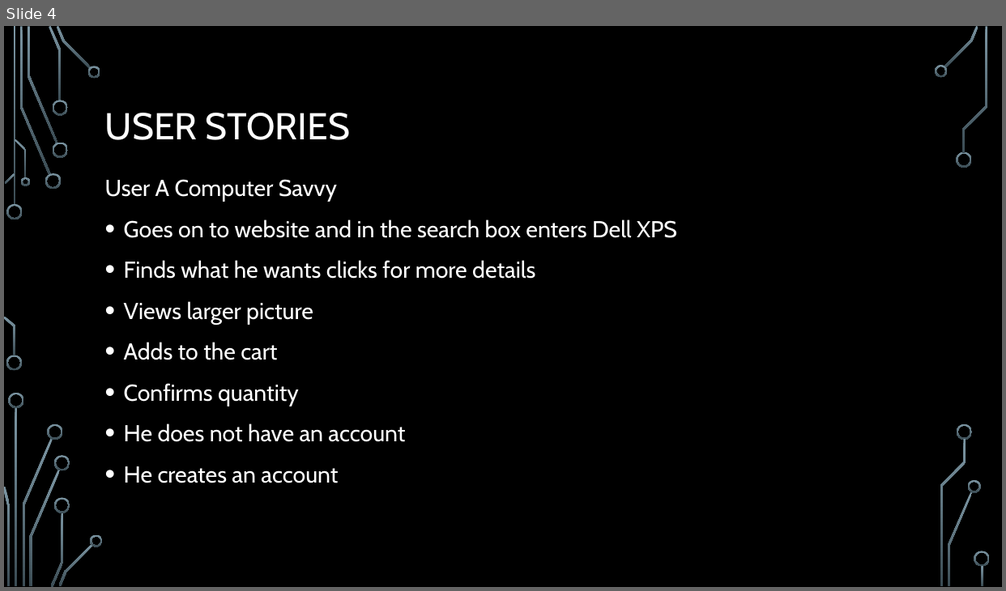
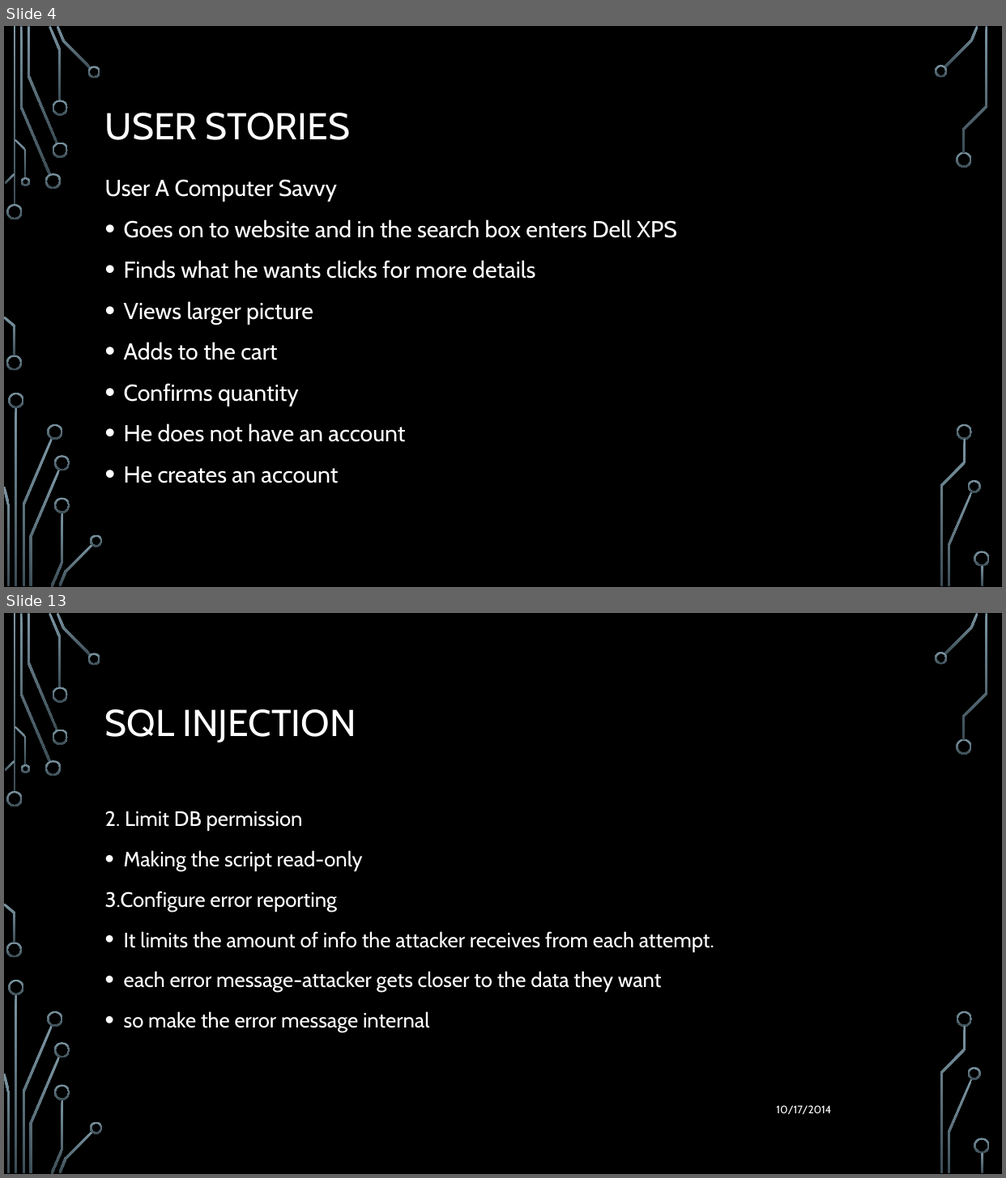
Before and after one commit to KBarros2014/TEAMB, a slide deck: site/Presentation doc/Php assignment.pptx. Shown one above the other, each under a label of ours: slide 4 before the commit, slides 4 and 13 after it; the slides between them are not shown. The pictures are 1006x591 and 1006x1178 pixels, drawn with LibreOffice and Linux fonts; fonts in the diff are those of the drawing; background and template pictures are left out. Boxes give left, top, right and bottom in pixels: in the first picture for what was removed or moved away, otherwise in the second. Text is boxed around its words. In the diff, an @@ line names an element or a change of style, - is before the commit and + after.

```diff
--- a/site/Presentation doc/Php assignment.pptx
+++ b/site/Presentation doc/Php assignment.pptx
@@ slide 13 added at [4,613,1002,1174], background picture (left out); not listed: 36 template elements that a slide beside it also shows @@
@@ title added at [105,709,356,743], 36 pt, text #FFFFFF @@
+SQL INJECTION
@@ text added at [105,811,714,1033], 20 pt, text #FFFFFF @@
+2. Limit DB permission
+• Making the script read-only
+3.Configure error reporting
+• It limits the amount of info the attacker receives from each attempt.
+• each error message-attacker gets closer to the data they want
+• so make the error message internal
@@ text added at [776,1105,831,1114], 10.5 pt, text #FFFFFF @@
+10/17/2014
```
Also in this commit, not shown: 4 slides changed, 13 other slides added, 3 slides removed, 1 other file.
